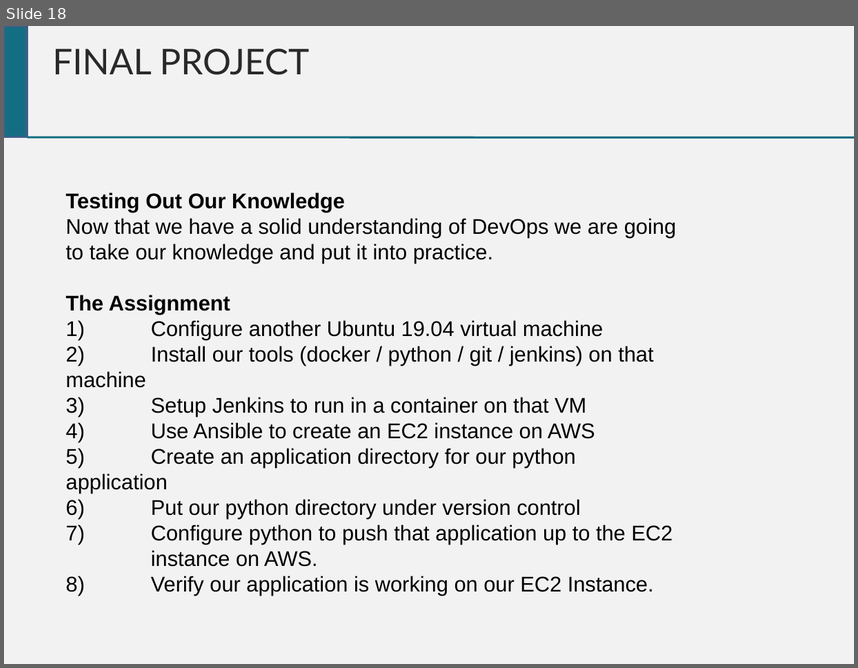
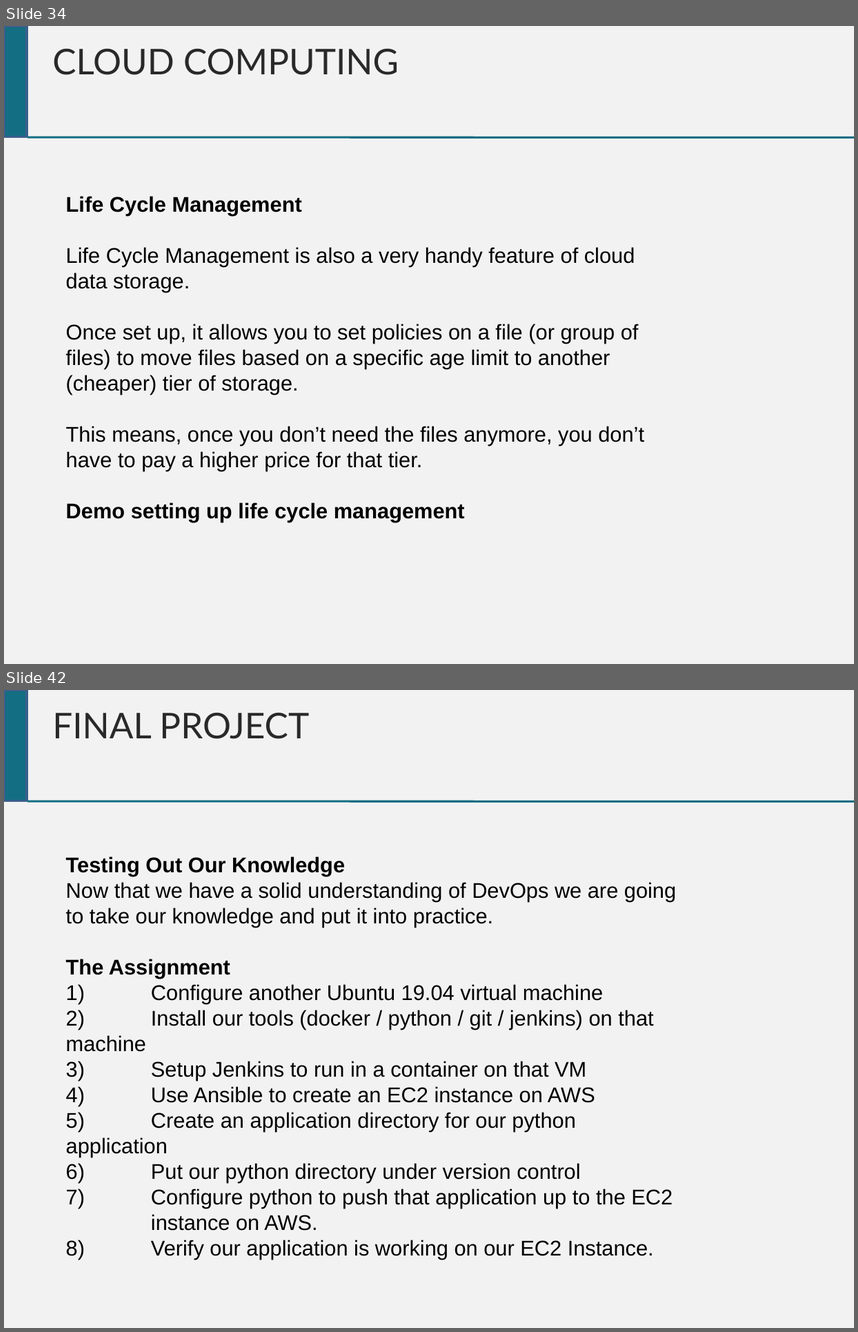
Before and after one commit to chrisgauthier742018/devopscourse, a slide deck: Dev Ops Course.pptx. Shown one above the other, each under a label of ours: slide 18 before the commit, slides 34 and 42 after it; the slides between them are not shown. The pictures are 858x668 and 858x1332 pixels, drawn with LibreOffice and Linux fonts; fonts in the diff are those of the drawing. Boxes give left, top, right and bottom in pixels: in the first picture for what was removed or moved away, otherwise in the second. Text is boxed around its words. In the diff, an @@ line names an element or a change of style, - is before the commit and + after.

Commit message:
More work on Cloud Computing Section

```diff
--- a/Dev Ops Course.pptx
+++ b/Dev Ops Course.pptx
@@ slide 34 added at [4, 26, 854, 664], background #F2F2F2 @@
@@ rectangle added at [4, 26, 27, 136], fill #146E83, outline #3A5F8C 2 pt @@
@@ text added at [52, 49, 399, 75], 30 pt, text #292929 @@
+CLOUD COMPUTING
@@ line added from (27, 137) to (854, 137), #146E83 1.76 pt @@
@@ text added at [66, 196, 644, 521], 18 pt, text #000000 @@
+Life Cycle Management
+Life Cycle Management is also a very handy feature of cloud data storage.
+Once set up, it allows you to set policies on a file (or group of files) to move files based on a specific age limit to another (cheaper) tier of storage.
+This means, once you don’t need the files anymore, you don’t have to pay a higher price for that tier.
+Demo setting up life cycle management
@@ what was slide 18 is now slide 42 @@
```
Also in this commit, not shown: 4 slides changed, 23 other slides added.
